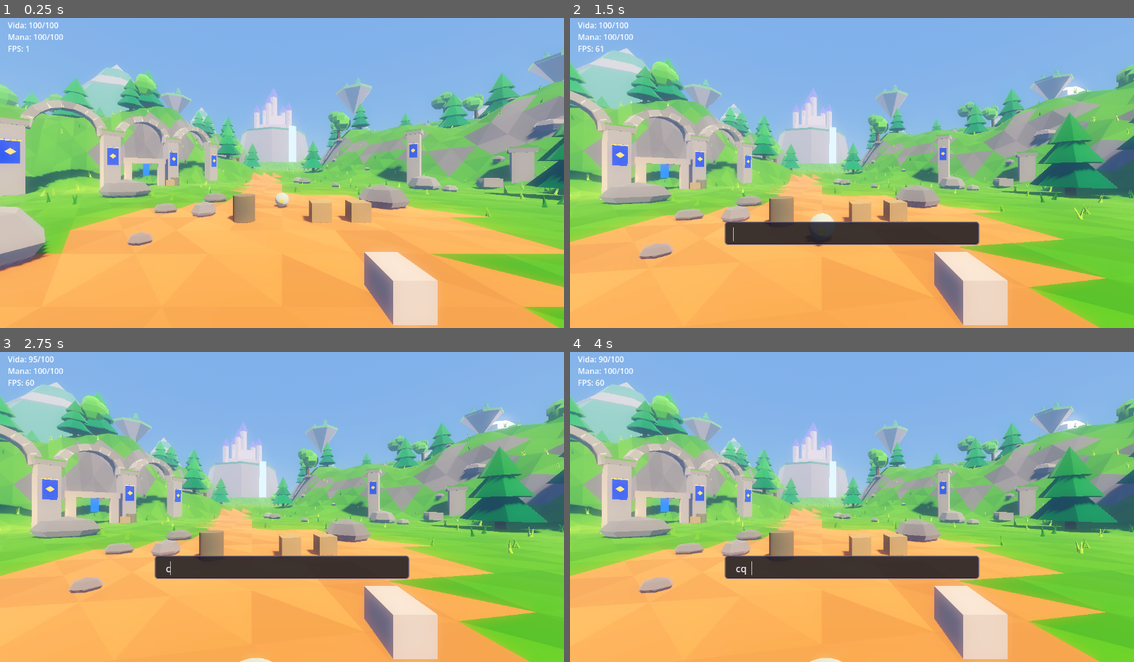
Above: before the commit, frames 1-4 (two rows, left to right).
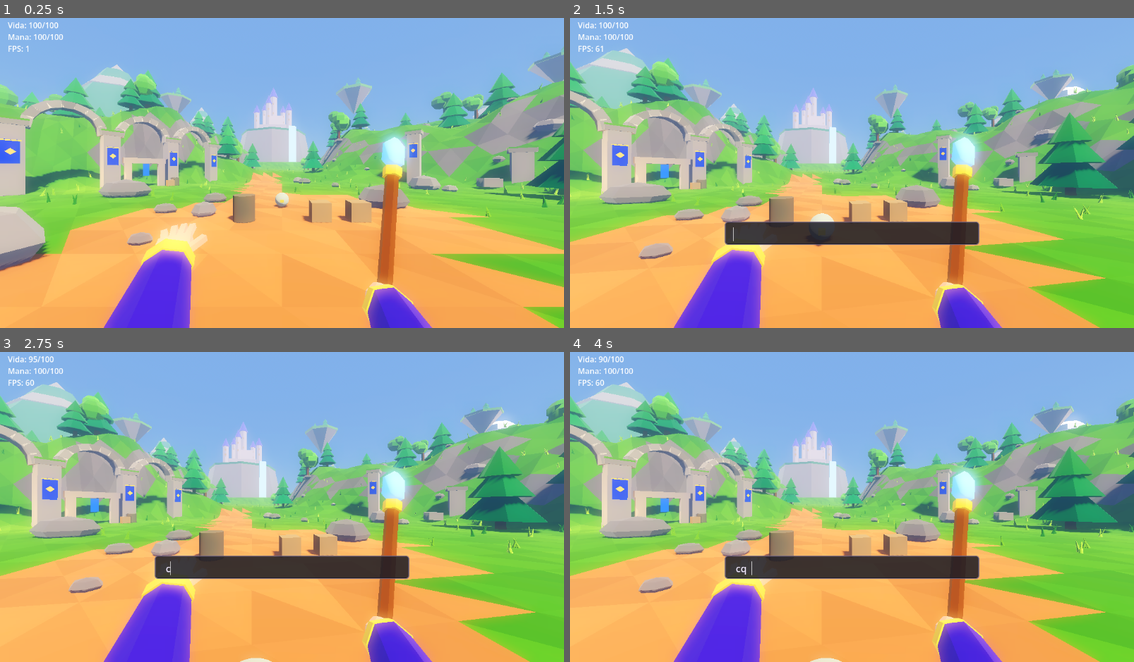
Above: after the commit, the same moments.

Repository: vitortosta4-design/Arcane-Forge
Game: Godot game, scene res://cenas/arena_teste.tscn
Two runs of this game, one before a commit and one after it. Both use one fixed random seed, a clock stepped at 60 frames per second and the inputs below.
Inputs (mouse positions are in pixels of both pictures, inside the frame that each line leads up to):
- Up to frame 1 (0.25 s): no input
- Up to frame 2 (1.5 s): tap Enter at 0.5 s; move the mouse to (880, 169) at 0.52 s; hold Q (abrir_conjuracao) 0.53-1.28 s; hold W (mover_frente) from 0.53 s (still down); tap Space (pular) at 0.77 s; move the mouse to (823, 169) at 1.27 s; click (823, 169) at 1.35 s
- Up to frame 3 (2.75 s): keep holding W (mover_frente); tap Space (pular) at 1.52 s; move the mouse to (293, 497) at 2.02 s; hold C (trocar_camera) from 2.03 s (still down)
- Up to frame 4 (4 s): keep holding W (mover_frente); move the mouse to (846, 510) at 2.77 s; release C (trocar_camera) at 2.78 s; tap Q (abrir_conjuracao) at 2.85 s; tap Space (pular) at 3.02, 3.77 s; move the mouse to (891, 507) at 3.52 s; press the mouse at (891, 507) at 3.53 s

The runs differ from the first frame. In frame 1, 7.8% of the frame differs, in the area x 18-78%, y 36-100%; in frame 2, 7.1%; in frame 3, 7.1%; in frame 4, 7.1%.

Commit message:
Boneco do mago no estilo da referência e câmera de terceira pessoa corrigida
Co-Authored-By: Claude Opus 5.5 <noreply@anthropic.com>
Claude-Session: https://claude.ai/code/session_011N1HNTAgFQZbY8DxdUKc5s

Diff:
--- a/jogo/cenas/mago.tscn
+++ b/jogo/cenas/mago.tscn
@@ -1,30 +1,12 @@
-[gd_scene load_steps=9 format=3]
+[gd_scene load_steps=4 format=3]
 
 [ext_resource type="Script" path="res://scripts/mago/mago.gd" id="1"]
+[ext_resource type="Script" path="res://scripts/mago/visual_mago.gd" id="2"]
+[ext_resource type="Script" path="res://scripts/mago/maos_primeira_pessoa.gd" id="3"]
 
 [sub_resource type="CapsuleShape3D" id="CapsuleShape3D_corpo"]
 radius = 0.4
 height = 1.8
-
-[sub_resource type="CapsuleMesh" id="CapsuleMesh_corpo"]
-radius = 0.4
-height = 1.8
-
-[sub_resource type="StandardMaterial3D" id="StandardMaterial3D_robe"]
-albedo_color = Color(0.4, 0.2, 0.7, 1)
-
-[sub_resource type="SphereMesh" id="SphereMesh_cabeca"]
-radius = 0.28
-height = 0.56
-
-[sub_resource type="StandardMaterial3D" id="StandardMaterial3D_pele"]
-albedo_color = Color(0.9, 0.7, 0.55, 1)
-
-[sub_resource type="BoxMesh" id="BoxMesh_mao"]
-size = Vector3(0.1, 0.1, 0.15)
-
-[sub_resource type="StandardMaterial3D" id="StandardMaterial3D_mao"]
-albedo_color = Color(0.9, 0.7, 0.55, 1)
 
 [node name="Mago" type="CharacterBody3D"]
 collision_layer = 2
@@ -35,15 +17,8 @@
 transform = Transform3D(1, 0, 0, 0, 1, 0, 0, 0, 1, 0, 0.9, 0)
 shape = SubResource("CapsuleShape3D_corpo")
 
-[node name="CorpoVisivel" type="MeshInstance3D" parent="."]
-transform = Transform3D(1, 0, 0, 0, 1, 0, 0, 0, 1, 0, 0.9, 0)
-mesh = SubResource("CapsuleMesh_corpo")
-surface_material_override/0 = SubResource("StandardMaterial3D_robe")
-
-[node name="Cabeca" type="MeshInstance3D" parent="CorpoVisivel"]
-transform = Transform3D(1, 0, 0, 0, 1, 0, 0, 0, 1, 0, 1.15, 0)
-mesh = SubResource("SphereMesh_cabeca")
-surface_material_override/0 = SubResource("StandardMaterial3D_pele")
+[node name="CorpoVisivel" type="Node3D" parent="."]
+script = ExtResource("2")
 
 [node name="PivotCabeca" type="Node3D" parent="."]
 transform = Transform3D(1, 0, 0, 0, 1, 0, 0, 0, 1, 0, 1.6, 0)
@@ -52,16 +27,13 @@
 current = true
 fov = 80.0
 
-[node name="Mao" type="MeshInstance3D" parent="PivotCabeca/CameraPrimeiraPessoa"]
-transform = Transform3D(1, 0, 0, 0, 1, 0, 0, 0, 1, 0.3, -0.3, -0.5)
-mesh = SubResource("BoxMesh_mao")
-surface_material_override/0 = SubResource("StandardMaterial3D_mao")
+[node name="Mao" type="Node3D" parent="PivotCabeca/CameraPrimeiraPessoa"]
+script = ExtResource("3")
 
 [node name="BracoCameraTerceiraPessoa" type="SpringArm3D" parent="PivotCabeca"]
-transform = Transform3D(-1, 0, -8.74228e-08, 0, 1, 0, 8.74228e-08, 0, -1, 0, 0, 0)
+transform = Transform3D(1, 0, 0, 0, 1, 0, 0, 0, 1, 0.45, 0.2, 0)
 spring_length = 3.5
 
 [node name="CameraTerceiraPessoa" type="Camera3D" parent="PivotCabeca/BracoCameraTerceiraPessoa"]
-transform = Transform3D(-1, 0, -8.74228e-08, 0, 1, 0, 8.74228e-08, 0, -1, 0, 0, 0)
 current = false
 fov = 70.0
--- a/jogo/scripts/ferramentas/tirar_print.gd
+++ b/jogo/scripts/ferramentas/tirar_print.gd
@@ -38,6 +38,14 @@
 				_mago.look_at(_vetor(_args["olhar"]), Vector3.UP)
 			if _args.has("terceira"):
 				_mago._trocar_camera()
+			if _args.has("camera"):
+				# Câmera livre (por exemplo para ver o mago de frente).
+				var camera := Camera3D.new()
+				current_scene.add_child(camera)
+				camera.global_position = _vetor(_args["camera"])
+				camera.look_at(_vetor(_args.get("alvo-camera", "0,1,0")), Vector3.UP)
+				camera.fov = 50.0
+				camera.current = true
 		return false
 
 	if _etapa == 1 and _tempo >= 0.5:
--- a/jogo/scripts/mago/mago.gd
+++ b/jogo/scripts/mago/mago.gd
@@ -26,8 +26,8 @@
 @onready var _pivot_cabeca: Node3D = $PivotCabeca
 @onready var _camera_primeira_pessoa: Camera3D = $PivotCabeca/CameraPrimeiraPessoa
 @onready var _camera_terceira_pessoa: Camera3D = $PivotCabeca/BracoCameraTerceiraPessoa/CameraTerceiraPessoa
-@onready var _mao: Node3D = $PivotCabeca/CameraPrimeiraPessoa/Mao
-@onready var _corpo_visivel: Node3D = $CorpoVisivel
+@onready var _mao: MaosPrimeiraPessoa = $PivotCabeca/CameraPrimeiraPessoa/Mao
+@onready var _corpo_visivel: VisualMago = $CorpoVisivel
 
 signal vida_mudou(atual: float, maxima: float)
 signal mana_mudou(atual: float, maxima: float)
@@ -81,6 +81,9 @@
 		velocity.z = direcao.z * velocidade
 
 	move_and_slide()
+	var velocidade_horizontal := Vector2(velocity.x, velocity.z).length()
+	_corpo_visivel.animar(delta, velocidade_horizontal, is_on_floor())
+	_mao.animar(delta, velocidade_horizontal, is_on_floor())
 
 
 func _multiplicador_velocidade() -> float:
@@ -197,6 +200,8 @@
 	var origem := camera.global_position + -camera.global_transform.basis.z * 0.5
 	var direcao := -camera.global_transform.basis.z
 	GerenciadorSom.tocar_tiro(origem)
+	_corpo_visivel.conjurar()
+	_mao.conjurar()
 	Executor.executar_ficha(ficha_validada, origem, direcao, self, get_tree().current_scene)
 	conjurou.emit(ficha_validada.get("legenda", ""))
 
--- /dev/null
+++ b/jogo/scripts/mago/maos_primeira_pessoa.gd
@@ -0,0 +1,105 @@
+class_name MaosPrimeiraPessoa
+extends Node3D
+## O que o jogador vê de si mesmo em primeira pessoa, como na referência:
+## a mão esquerda aberta à frente (de onde a magia sai) e a mão direita
+## segurando o cajado com o cristal azul. Presas na câmera, sem sombra.
+## Ao conjurar, a mão esquerda dá um tranco para a frente e solta um brilho.
+
+const DURACAO_CONJURACAO_S := 0.3
+
+var _esquerda: Node3D
+var _direita: Node3D
+var _brilho: MeshInstance3D
+var _fase_passo := 0.0
+var _conjurando := 0.0
+var _base_esquerda := Vector3(-0.27, -0.27, -0.42)
+var _base_direita := Vector3(0.3, -0.36, -0.5)
+
+
+func _ready() -> void:
+	var material := GeometriaLowPoly.material_toon(0.2, 3)
+	_esquerda = _criar_mao_aberta(material)
+	_esquerda.position = _base_esquerda
+	_esquerda.rotation = Vector3(0.25, 0.35, 0.15)
+	_direita = _criar_mao_cajado(material)
+	_direita.position = _base_direita
+	_direita.rotation = Vector3(-0.45, -0.1, -0.25)
+	for m in find_children("*", "GeometryInstance3D", true, false):
+		(m as GeometryInstance3D).cast_shadow = GeometryInstance3D.SHADOW_CASTING_SETTING_OFF
+
+
+func animar(delta: float, velocidade_horizontal: float, no_chao: bool) -> void:
+	var andando := clampf(velocidade_horizontal / 5.0, 0.0, 1.0) if no_chao else 0.0
+	_fase_passo += delta * 9.0 * andando
+	var balanco := Vector3(sin(_fase_passo * 0.5) * 0.012, absf(sin(_fase_passo * 0.5)) * -0.015, 0.0) * andando
+	var tranco := 0.0
+	if _conjurando > 0.0:
+		_conjurando = maxf(0.0, _conjurando - delta)
+		tranco = sin(_conjurando / DURACAO_CONJURACAO_S * PI)
+		_brilho.scale = Vector3.ONE * (0.4 + tranco * 1.2)
+		_brilho.visible = _conjurando > 0.0
+	_esquerda.position = _base_esquerda + balanco + Vector3(0.05, 0.04, -0.1) * tranco
+	_direita.position = _base_direita - balanco
+
+
+func conjurar() -> void:
+	_conjurando = DURACAO_CONJURACAO_S
+
+
+## Mão aberta apontando para a frente (-z), com manga e punho dourado.
+func _criar_mao_aberta(material: Material) -> Node3D:
+	var st := GeometriaLowPoly.nova()
+	var G := GeometriaLowPoly
+	var deitado := Basis(Vector3.RIGHT, -PI / 2.0)
+	G.anexar(st, G.cilindro(0.085, 0.055, 0.42, 7), Transform3D(deitado, Vector3(0, 0, 0.12)), VisualMago.COR_MANTO)
+	G.anexar(st, G.cilindro(0.062, 0.062, 0.04, 7), Transform3D(deitado, Vector3(0, 0, -0.09)), VisualMago.COR_DOURADO)
+	G.anexar(st, G.cubo(Vector3(0.095, 0.03, 0.1)), Transform3D(Basis(), Vector3(0, 0, -0.15)), VisualMago.COR_PELE)
+	for i in 4:
+		var x := -0.035 + i * 0.023
+		var comprimento := 0.075 if i in [1, 2] else 0.062
+		var abertura := Basis(Vector3.UP, (i - 1.5) * -0.12)
+		G.anexar(st, G.cubo(Vector3(0.019, 0.019, comprimento)),
+			Transform3D(abertura, Vector3(x * 1.15, 0.0, -0.2 - comprimento / 2.0)), VisualMago.COR_PELE)
+	G.anexar(st, G.cubo(Vector3(0.02, 0.02, 0.06)), Transform3D(Basis(Vector3.UP, -0.8), Vector3(0.065, 0.0, -0.15)), VisualMago.COR_PELE)
+	var no := Node3D.new()
+	no.name = "MaoEsquerda"
+	var malha := MeshInstance3D.new()
+	malha.mesh = G.finalizar(st)
+	malha.material_override = material
+	no.add_child(malha)
+	_brilho = MeshInstance3D.new()
+	_brilho.name = "Brilho"
+	_brilho.mesh = G.esfera(0.06, 6, 4)
+	_brilho.position = Vector3(0, 0.02, -0.25)
+	_brilho.material_override = VisualMago.material_cristal()
+	_brilho.visible = false
+	no.add_child(_brilho)
+	add_child(no)
+	return no
+
+
+## Punho fechado segurando o cajado em pé, com o cristal no alto.
+func _criar_mao_cajado(material: Material) -> Node3D:
+	var st := GeometriaLowPoly.nova()
+	var G := GeometriaLowPoly
+	var deitado := Basis(Vector3.RIGHT, -PI / 2.0)
+	G.anexar(st, G.cilindro(0.09, 0.06, 0.4, 7), Transform3D(Basis(Vector3.RIGHT, -PI / 2.0 + 0.45), Vector3(0, -0.1, 0.14)), VisualMago.COR_MANTO)
+	G.anexar(st, G.cilindro(0.066, 0.066, 0.04, 7), Transform3D(deitado, Vector3(0, -0.02, -0.04)), VisualMago.COR_DOURADO)
+	G.anexar(st, G.esfera(0.055, 6, 4), Transform3D(Basis().scaled(Vector3(1.0, 1.1, 1.0)), Vector3(0, -0.01, -0.08)), VisualMago.COR_PELE)
+	G.anexar(st, G.cilindro(0.02, 0.024, 0.75, 6), Transform3D(Basis(), Vector3(0, 0.08, -0.08)), VisualMago.COR_MADEIRA)
+	G.anexar(st, G.cilindro(0.034, 0.034, 0.04, 6), Transform3D(Basis(), Vector3(0, 0.44, -0.08)), VisualMago.COR_DOURADO)
+	var no := Node3D.new()
+	no.name = "MaoCajado"
+	var malha := MeshInstance3D.new()
+	malha.mesh = G.finalizar(st)
+	malha.material_override = material
+	no.add_child(malha)
+	var cristal := MeshInstance3D.new()
+	cristal.name = "Cristal"
+	cristal.mesh = G.esfera(0.05, 4, 2)
+	cristal.scale = Vector3(1.0, 1.7, 1.0)
+	cristal.position = Vector3(0, 0.53, -0.08)
+	cristal.material_override = VisualMago.material_cristal()
+	no.add_child(cristal)
+	add_child(no)
+	return no
--- /dev/null
+++ b/jogo/scripts/mago/visual_mago.gd
@@ -0,0 +1,140 @@
+class_name VisualMago
+extends Node3D
+## Corpo do mago visto em terceira pessoa (e pelo parceiro no multiplayer).
+## Tosco de propósito (ADR-019): cabeça e chapéu grandes demais, nariz de
+## batata, chapéu torto. Cores da referência: manto e chapéu roxos com
+## acabamento dourado, cajado com cristal azul brilhando.
+## Animação toda em código, sem esqueleto: o corpo balança ao andar, os
+## braços vão e voltam e o braço do cajado sobe ao conjurar.
+
+const COR_MANTO := Color(0.3, 0.22, 0.58)
+const COR_MANTO_ESCURO := Color(0.22, 0.16, 0.44)
+const COR_DOURADO := Color(0.95, 0.72, 0.25)
+const COR_PELE := Color(0.88, 0.63, 0.48)
+const COR_COURO := Color(0.42, 0.26, 0.15)
+const COR_MADEIRA := Color(0.5, 0.32, 0.18)
+const COR_CRISTAL := Color(0.3, 0.62, 1.0)
+
+const DURACAO_CONJURACAO_S := 0.35
+
+var _corpo: MeshInstance3D
+var _braco_esquerdo: Node3D
+var _braco_direito: Node3D
+var _fase_passo := 0.0
+var _conjurando := 0.0
+
+
+func _ready() -> void:
+	var material := GeometriaLowPoly.material_toon(0.3, 3)
+	_corpo = MeshInstance3D.new()
+	_corpo.name = "Corpo"
+	_corpo.mesh = _malha_corpo()
+	_corpo.material_override = material
+	add_child(_corpo)
+	_braco_esquerdo = _criar_braco("BracoEsquerdo", -1.0, material)
+	_braco_direito = _criar_braco("BracoDireito", 1.0, material)
+	_criar_cajado(_braco_direito, material)
+
+
+## Chamado pelo mago a cada quadro de física.
+func animar(delta: float, velocidade_horizontal: float, no_chao: bool) -> void:
+	var andando := clampf(velocidade_horizontal / 5.0, 0.0, 1.0) if no_chao else 0.0
+	_fase_passo += delta * 9.0 * andando
+	_corpo.position.y = absf(sin(_fase_passo)) * 0.06 * andando
+	_corpo.rotation.z = sin(_fase_passo) * 0.05 * andando
+	_braco_esquerdo.rotation.x = sin(_fase_passo) * 0.5 * andando
+	var braco_direito_x := -sin(_fase_passo) * 0.35 * andando
+	if _conjurando > 0.0:
+		_conjurando = maxf(0.0, _conjurando - delta)
+		# Sobe rápido e desce devagar: o cajado "aponta" para o alvo.
+		var t := _conjurando / DURACAO_CONJURACAO_S
+		braco_direito_x = lerpf(braco_direito_x, -1.5, sin(t * PI * 0.5))
+	_braco_direito.rotation.x = braco_direito_x
+	if not no_chao:
+		_braco_esquerdo.rotation.z = -0.6
+		_braco_direito.rotation.z = 0.6
+	else:
+		_braco_esquerdo.rotation.z = -0.12
+		_braco_direito.rotation.z = 0.12
+
+
+func conjurar() -> void:
+	_conjurando = DURACAO_CONJURACAO_S
+
+
+func _malha_corpo() -> ArrayMesh:
+	var st := GeometriaLowPoly.nova()
+	var G := GeometriaLowPoly
+	# Botas aparecendo embaixo do manto.
+	for lado in [-1.0, 1.0]:
+		G.anexar(st, G.cubo(Vector3(0.15, 0.14, 0.26)), Transform3D(Basis(), Vector3(0.12 * lado, 0.07, -0.04)), COR_COURO)
+	# Manto em forma de sino, com barra dourada.
+	G.anexar(st, G.cilindro(0.42, 0.24, 0.85, 7), Transform3D(Basis(), Vector3(0, 0.55, 0)), COR_MANTO)
+	G.anexar(st, G.cilindro(0.43, 0.41, 0.07, 7), Transform3D(Basis(), Vector3(0, 0.16, 0)), COR_DOURADO)
+	# Cinto com bolsinha.
+	G.anexar(st, G.cilindro(0.3, 0.29, 0.08, 7), Transform3D(Basis(), Vector3(0, 0.8, 0)), COR_COURO)
+	G.anexar(st, G.cubo(Vector3(0.12, 0.14, 0.08)), Transform3D(Basis(Vector3.UP, 0.4), Vector3(0.24, 0.74, -0.12)), COR_COURO * 1.15)
+	G.anexar(st, G.cubo(Vector3(0.05, 0.05, 0.02)), Transform3D(Basis(Vector3.UP, 0.4), Vector3(0.27, 0.78, -0.16)), COR_DOURADO)
+	# Tronco e gola.
+	G.anexar(st, G.cilindro(0.25, 0.19, 0.32, 7), Transform3D(Basis(), Vector3(0, 1.0, 0)), COR_MANTO_ESCURO)
+	G.anexar(st, G.cilindro(0.21, 0.17, 0.06, 7), Transform3D(Basis(), Vector3(0, 1.17, 0)), COR_DOURADO)
+	# Cabeça grande, nariz de batata, olhinhos.
+	G.anexar(st, G.esfera(0.25, 7, 5), Transform3D(Basis(), Vector3(0, 1.42, 0)), COR_PELE)
+	G.anexar(st, G.esfera(0.09, 5, 3), Transform3D(Basis().scaled(Vector3(1.0, 0.9, 1.3)), Vector3(0, 1.38, -0.26)), COR_PELE * 0.95)
+	for lado in [-1.0, 1.0]:
+		G.anexar(st, G.cubo(Vector3(0.045, 0.07, 0.02)), Transform3D(Basis(), Vector3(0.09 * lado, 1.47, -0.225)), Color(0.08, 0.06, 0.1))
+	# Cabelo castanho saindo por baixo do chapéu, atrás e dos lados.
+	G.anexar(st, G.cilindro(0.25, 0.27, 0.16, 7), Transform3D(Basis(), Vector3(0, 1.5, 0.04)), Color(0.4, 0.24, 0.13))
+	# Chapéu: aba larga, faixa dourada e cone que entorta para trás.
+	G.anexar(st, G.cilindro(0.52, 0.5, 0.05, 9), Transform3D(Basis(), Vector3(0, 1.6, 0)), COR_MANTO)
+	G.anexar(st, G.cilindro(0.28, 0.26, 0.09, 9), Transform3D(Basis(), Vector3(0, 1.67, 0)), COR_DOURADO)
+	G.anexar(st, G.cilindro(0.27, 0.16, 0.4, 9), Transform3D(Basis(), Vector3(0, 1.91, 0)), COR_MANTO)
+	G.anexar(st, G.cilindro(0.16, 0.0, 0.45, 9), Transform3D(Basis(Vector3.RIGHT, 0.55), Vector3(0, 2.28, 0.11)), COR_MANTO)
+	return G.finalizar(st)
+
+
+func _criar_braco(nome: String, lado: float, material: Material) -> Node3D:
+	var pivo := Node3D.new()
+	pivo.name = nome
+	pivo.position = Vector3(0.25 * lado, 1.12, 0)
+	var st := GeometriaLowPoly.nova()
+	var G := GeometriaLowPoly
+	G.anexar(st, G.cilindro(0.11, 0.07, 0.45, 6), Transform3D(Basis(), Vector3(0, -0.22, 0)), COR_MANTO)
+	G.anexar(st, G.cilindro(0.115, 0.115, 0.05, 6), Transform3D(Basis(), Vector3(0, -0.43, 0)), COR_DOURADO)
+	G.anexar(st, G.esfera(0.075, 6, 4), Transform3D(Basis(), Vector3(0, -0.5, 0)), COR_PELE)
+	var malha := MeshInstance3D.new()
+	malha.mesh = G.finalizar(st)
+	malha.material_override = material
+	pivo.add_child(malha)
+	add_child(pivo)
+	return pivo
+
+
+func _criar_cajado(braco: Node3D, material: Material) -> void:
+	var st := GeometriaLowPoly.nova()
+	var G := GeometriaLowPoly
+	G.anexar(st, G.cilindro(0.028, 0.034, 1.5, 6), Transform3D(Basis(), Vector3(0, -0.35, 0)), COR_MADEIRA)
+	G.anexar(st, G.cilindro(0.05, 0.05, 0.06, 6), Transform3D(Basis(), Vector3(0, 0.33, 0)), COR_DOURADO)
+	var cajado := MeshInstance3D.new()
+	cajado.name = "Cajado"
+	cajado.mesh = G.finalizar(st)
+	cajado.material_override = material
+	cajado.position = Vector3(0, -0.5, -0.05)
+	braco.add_child(cajado)
+	var cristal := MeshInstance3D.new()
+	cristal.name = "Cristal"
+	cristal.mesh = G.esfera(0.08, 4, 2)
+	cristal.scale = Vector3(1.0, 1.7, 1.0)
+	cristal.position = Vector3(0, 0.48, 0)
+	cristal.material_override = material_cristal()
+	cristal.cast_shadow = GeometryInstance3D.SHADOW_CASTING_SETTING_OFF
+	cajado.add_child(cristal)
+
+
+static func material_cristal() -> StandardMaterial3D:
+	var mat := StandardMaterial3D.new()
+	mat.albedo_color = COR_CRISTAL
+	mat.emission_enabled = true
+	mat.emission = COR_CRISTAL
+	mat.emission_energy_multiplier = 1.3
+	return mat
--- a/jogo/scripts/testes/suite_testes.gd
+++ b/jogo/scripts/testes/suite_testes.gd
@@ -261,6 +261,12 @@
 	var direcao_1a := -camera_1a.global_transform.basis.z
 	var direcao_3a := -camera_3a.global_transform.basis.z
 	_afirmar("mira aponta na mesma direção nos dois modos de câmera", direcao_1a.is_equal_approx(direcao_3a))
+	# Bug antigo: o braço da câmera estava virado ao contrário e a câmera de
+	# terceira pessoa ficava na frente do mago, que nunca aparecia na tela.
+	await get_tree().physics_frame
+	await get_tree().physics_frame
+	var para_tras: Vector3 = camera_3a.global_position - (mago as Node3D).global_position
+	_afirmar("câmera de terceira pessoa fica atrás do mago", para_tras.dot(-(mago as Node3D).global_transform.basis.z) < -1.0)
 
 	mago.queue_free()
 
Not shown, added: jogo/scripts/mago/maos_primeira_pessoa.gd.uid
Not shown, added: jogo/scripts/mago/visual_mago.gd.uid
Not shown, changed: docs/decisoes.md
Not shown, added: evidencias/fase-2/mago_conjurando.png
Not shown, added: evidencias/fase-2/mago_frente.png
Not shown, added: evidencias/fase-2/mago_primeira_pessoa.png
Not shown, added: evidencias/fase-2/mago_terceira_pessoa.png
Not shown, changed: ferramentas/tirar_print.sh
